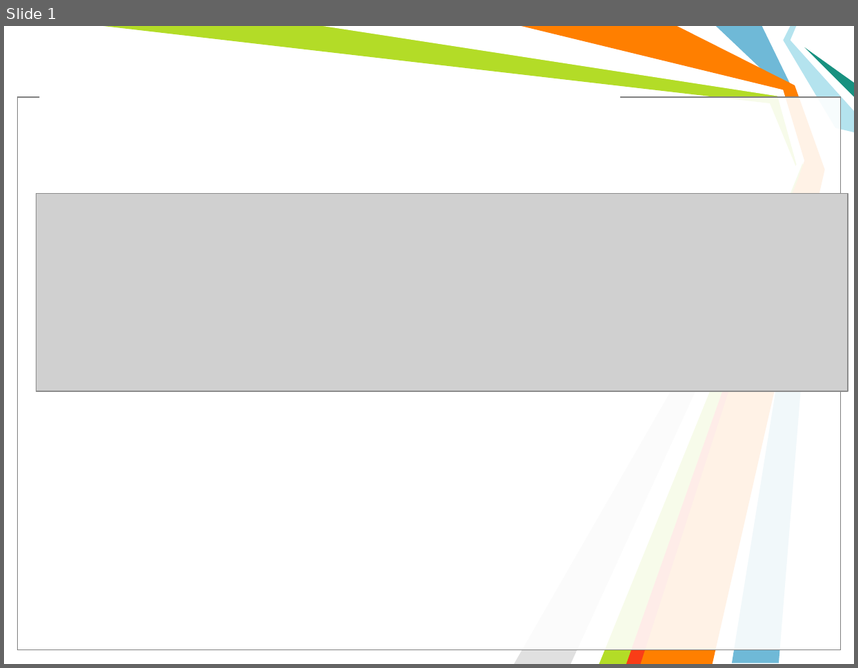
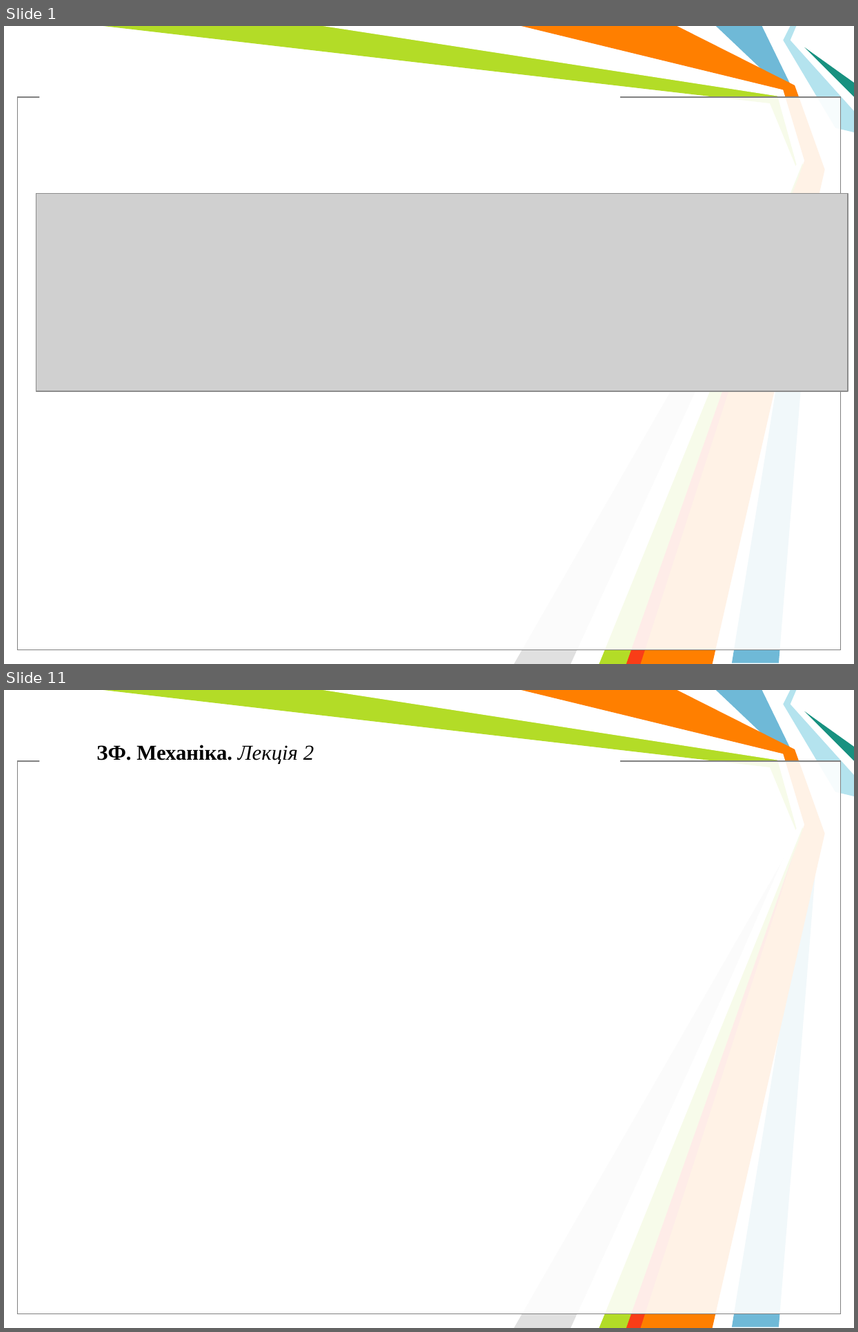
Before and after one commit to l432/NMK, a slide deck: Lecture/Mechanics/KTP.ppt. Shown one above the other, each under a label of ours: slide 1 before the commit, slides 1 and 11 after it; the slides between them are not shown. The pictures are 858x668 and 858x1332 pixels, drawn with LibreOffice and Linux fonts; fonts in the diff are those of the drawing; grey boxes stand for pictures; background and template pictures are left out. Boxes give left, top, right and bottom in pixels: in the first picture for what was removed or moved away, otherwise in the second. Text is boxed around its words. In the diff, an @@ line names an element or a change of style, - is before the commit and + after.

```diff
--- a/Lecture/Mechanics/KTP.ppt
+++ b/Lecture/Mechanics/KTP.ppt
@@ slide 11 added at [4,690,854,1328], background #FFFFFF; not listed: 11 template elements that a slide beside it also shows @@
@@ text added at [96,745,314,764], 18 pt, text #000000, bold @@
+ЗФ. Механіка. Лекція 2
```
Also in this commit, not shown: 9 slides changed, 3 slides removed, 7 other files.
